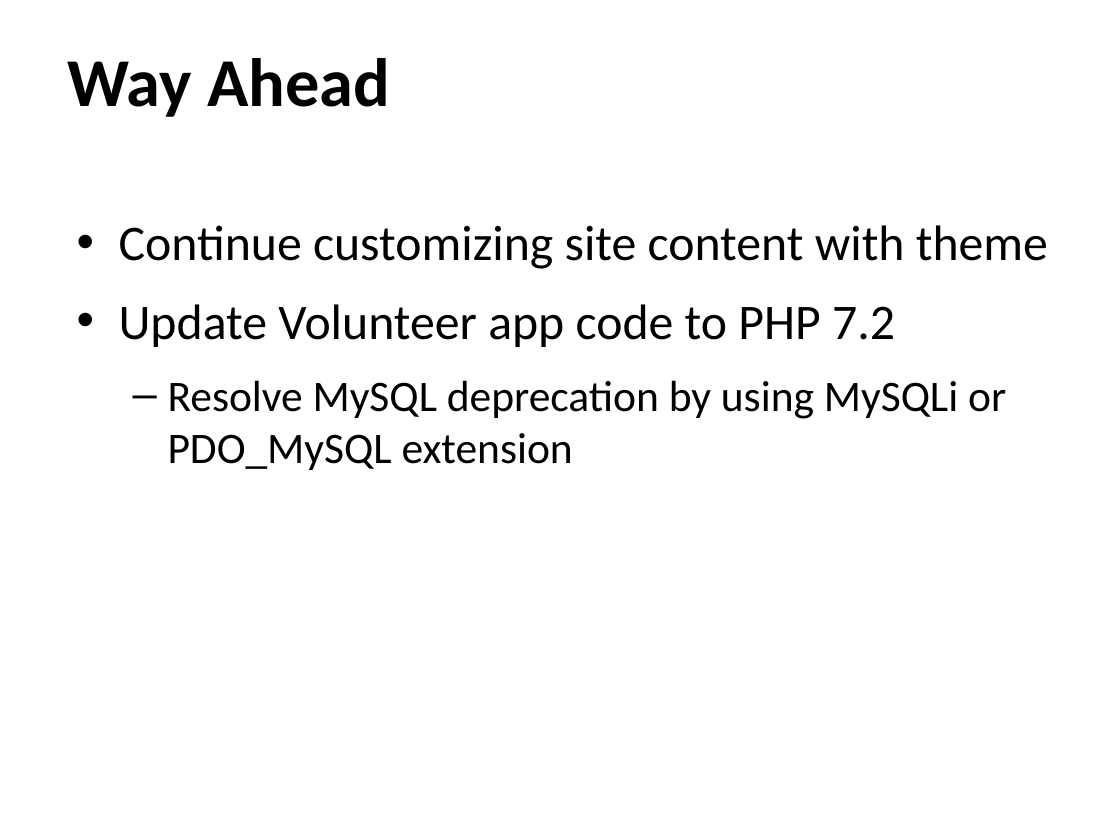
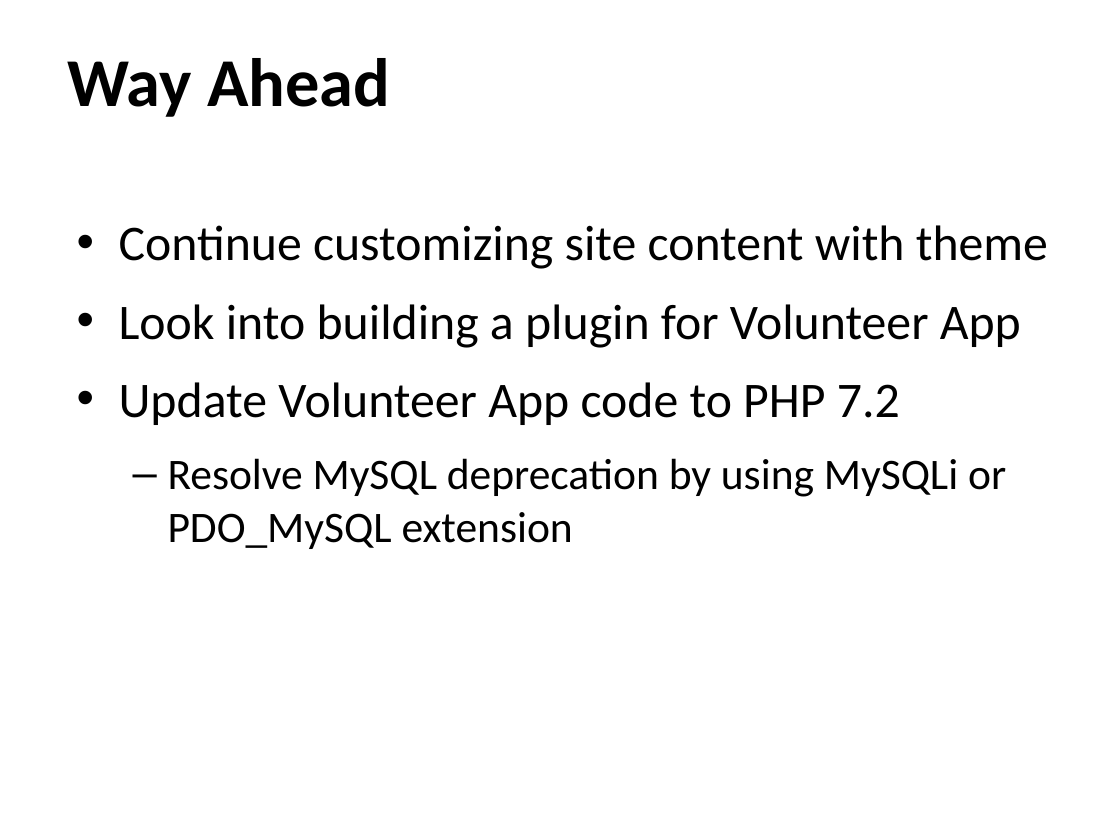
Before and after one commit to ehsantos11/MIST7590-Smithgall-Project, a slide deck: slide 14 of SGW Project Update 24Jan18.pptx (slide 11 before the commit). Drawn at 1120x840 pixels with LibreOffice and Linux fonts; fonts in the diff are those of the drawing; background and template pictures are left out. Boxes give left, top, right and bottom in pixels: in the first picture for what was removed or moved away, otherwise in the second. Text is boxed around its words. In the diff, an @@ line names an element or a change of style, - is before the commit and + after.

```diff
--- a/SGW Project Update 24Jan18.pptx
+++ b/SGW Project Update 24Jan18.pptx
@@ text at bbox=[119, 304, 1021, 425]: text changed @@
-• Update Volunteer app code to PHP 7.2
+• Look into building a plugin for Volunteer App
+• Update Volunteer App code to PHP 7.2
```
Also in this commit, not shown: 6 other slides changed, 4 slides added, 1 slide removed.
